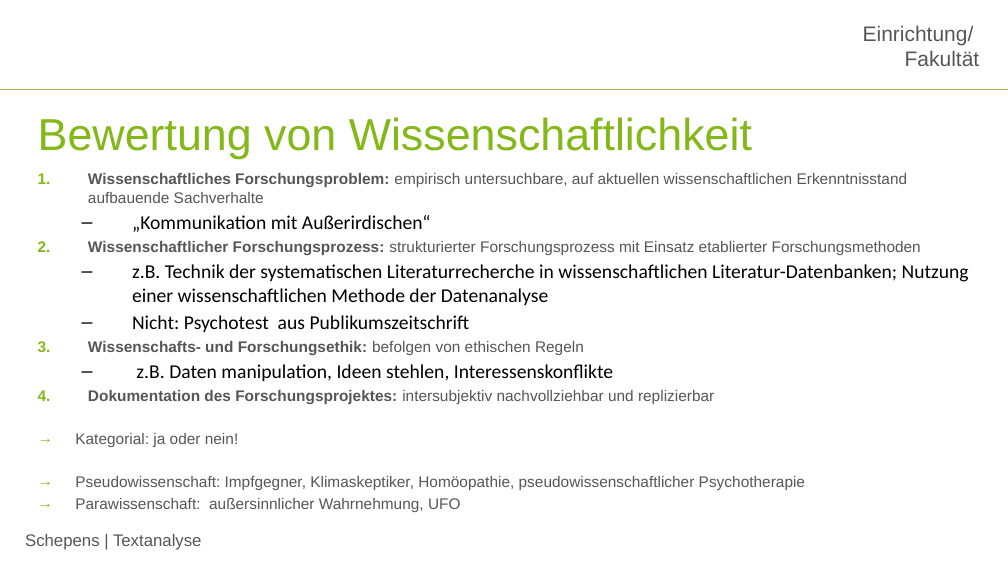
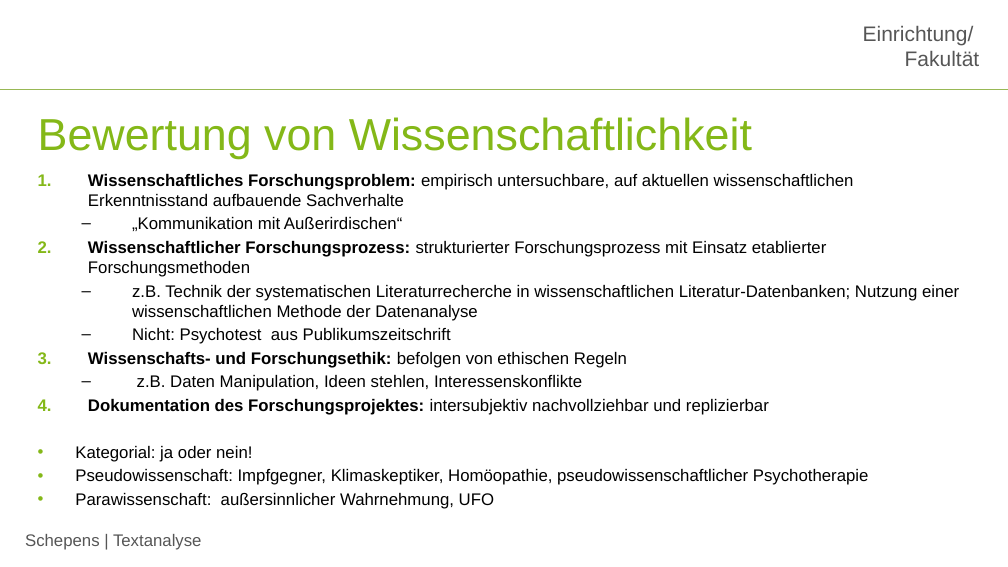
Before and after one commit to jobschepens/Textanalyse, a slide deck: slide 9 of folien/week3.pptx. Drawn at 1008x567 pixels with LibreOffice and Linux fonts; fonts in the diff are those of the drawing; background and template pictures are left out. Boxes give left, top, right and bottom in pixels: in the first picture for what was removed or moved away, otherwise in the second. Text is boxed around its words. In the diff, an @@ line names an element or a change of style, - is before the commit and + after.

```diff
--- a/folien/week3.pptx
+++ b/folien/week3.pptx
@@ text at (75,174,959,509): size 11 to 12 pt, text colour #565656 to #000000 in "Wissenschaftliches Forschungsproblem: empirisch untersuchbar ...", "Wissenschaftlicher Forschungsprozess: strukturierter Forschu ...", "Wissenschafts- und Forschungsethik: befolgen von ethischen R ...", "Dokumentation des Forschungsprojektes: intersubjektiv nachvo ..." and 3 more places; size 14 to 12 pt, font Calibri to Arial in "„Kommunikation mit Außerirdischen“", "z.B. Technik der systematischen Literaturrecherche in wissen ...", "Nicht: Psychotest aus Publikumszeitschrift"; bullet → to • @@
@@ text at (137,375,582,391): text changed; size 14 to 12 pt; font Calibri to Arial @@
-  – z.B. Daten manipulation, Ideen stehlen, Interessenskonflikte
+  – z.B. Daten Manipulation, Ideen stehlen, Interessenskonflikte
```
Also in this commit, not shown: 8 other slides changed.
